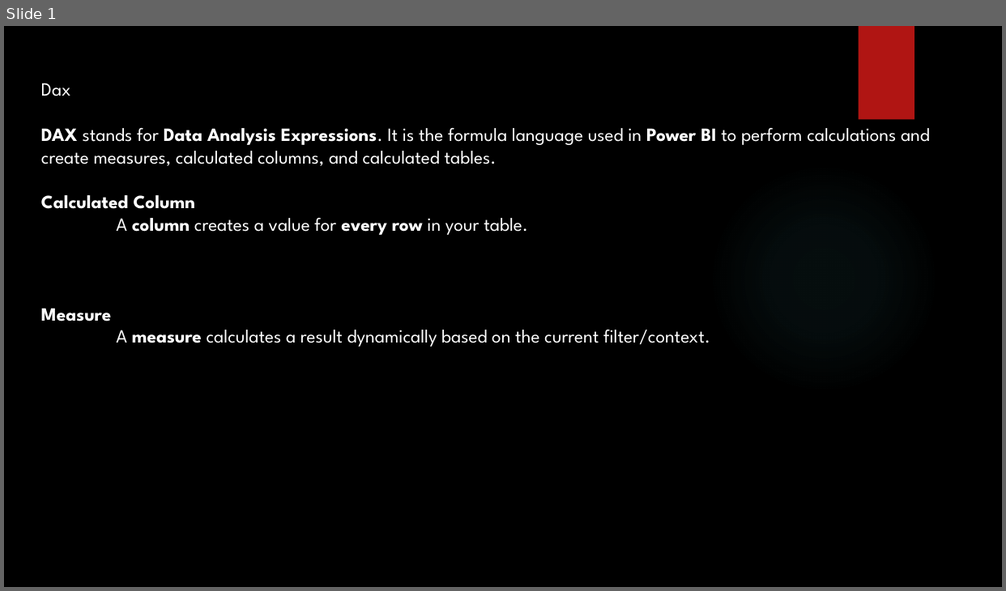
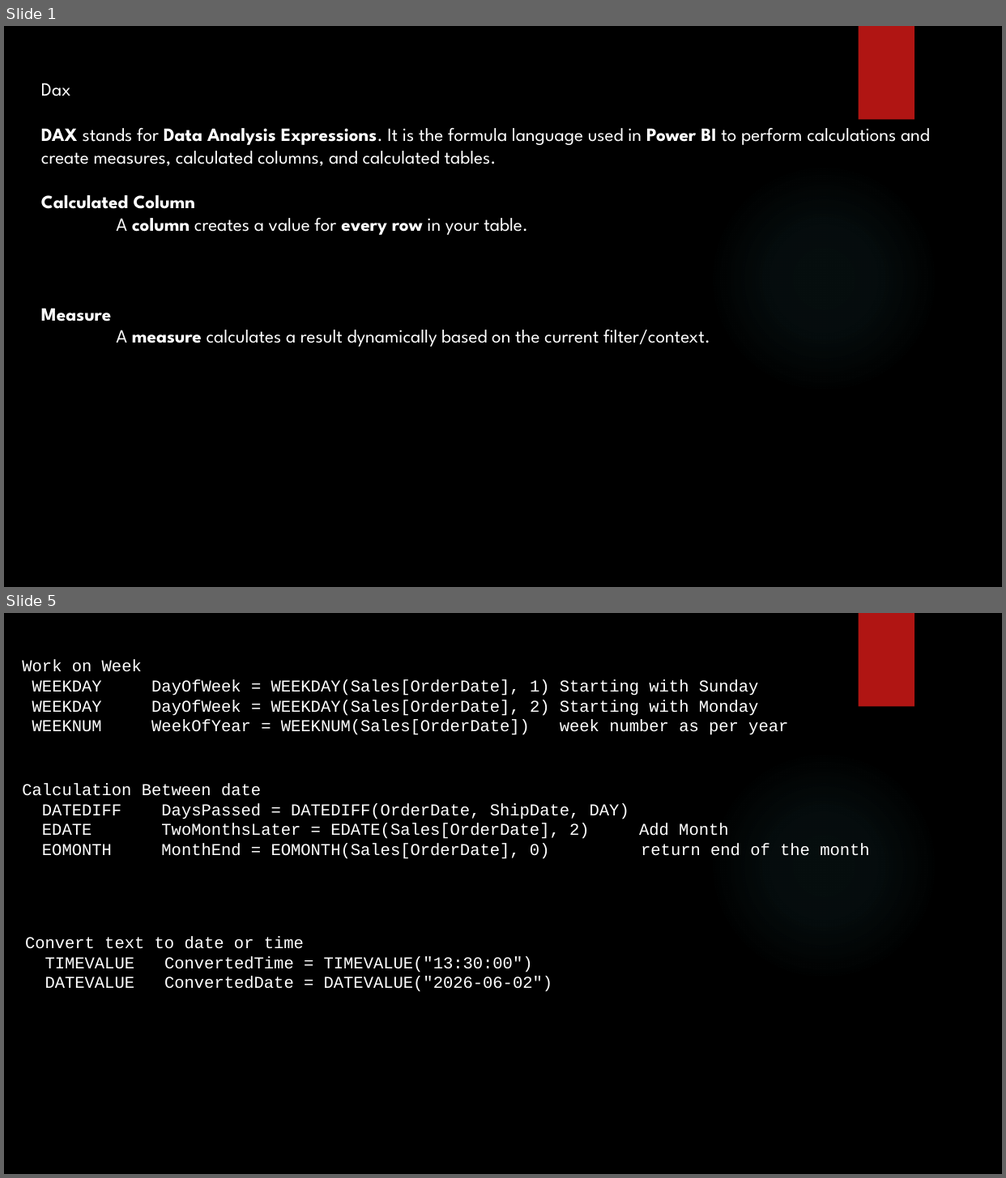
Before and after one commit to SHIVRAJSHINDE/Ethans, a slide deck: 17 18 20/5.Power Bi/5) Dax/Dax.pptx. Shown one above the other, each under a label of ours: slide 1 before the commit, slides 1 and 5 after it; the slides between them are not shown. The pictures are 1006x591 and 1006x1178 pixels, drawn with LibreOffice and Linux fonts; fonts in the diff are those of the drawing; background and template pictures are left out. Boxes give left, top, right and bottom in pixels: in the first picture for what was removed or moved away, otherwise in the second. Text is boxed around its words. In the diff, an @@ line names an element or a change of style, - is before the commit and + after.

```diff
--- a/17 18 20/5.Power Bi/5) Dax/Dax.pptx
+++ b/17 18 20/5.Power Bi/5) Dax/Dax.pptx
@@ slide 5 added at [4, 613, 1002, 1174], background picture (left out); not listed: 2 template elements that a slide beside it also shows @@
@@ text added at [22, 660, 788, 735], 16 pt, text #FFFFFF @@
+Work on Week
+WEEKDAY DayOfWeek = WEEKDAY(Sales[OrderDate], 1) Starting with Sunday
+WEEKDAY DayOfWeek = WEEKDAY(Sales[OrderDate], 2) Starting with Monday
+WEEKNUM WeekOfYear = WEEKNUM(Sales[OrderDate]) week number as per year
@@ text added at [22, 784, 869, 859], 16 pt, text #FFFFFF @@
+Calculation Between date
+DATEDIFF DaysPassed = DATEDIFF(OrderDate, ShipDate, DAY)
+EDATE TwoMonthsLater = EDATE(Sales[OrderDate], 2) Add Month
+EOMONTH MonthEnd = EOMONTH(Sales[OrderDate], 0) return end of the month
@@ text added at [25, 936, 553, 992], 16 pt, text #FFFFFF @@
+Convert text to date or time
+TIMEVALUE ConvertedTime = TIMEVALUE("13:30:00")
+DATEVALUE ConvertedDate = DATEVALUE("2026-06-02")
```
Also in this commit, not shown: 5 slides changed, 6 other slides added, 1 slide removed, 47 other files.
